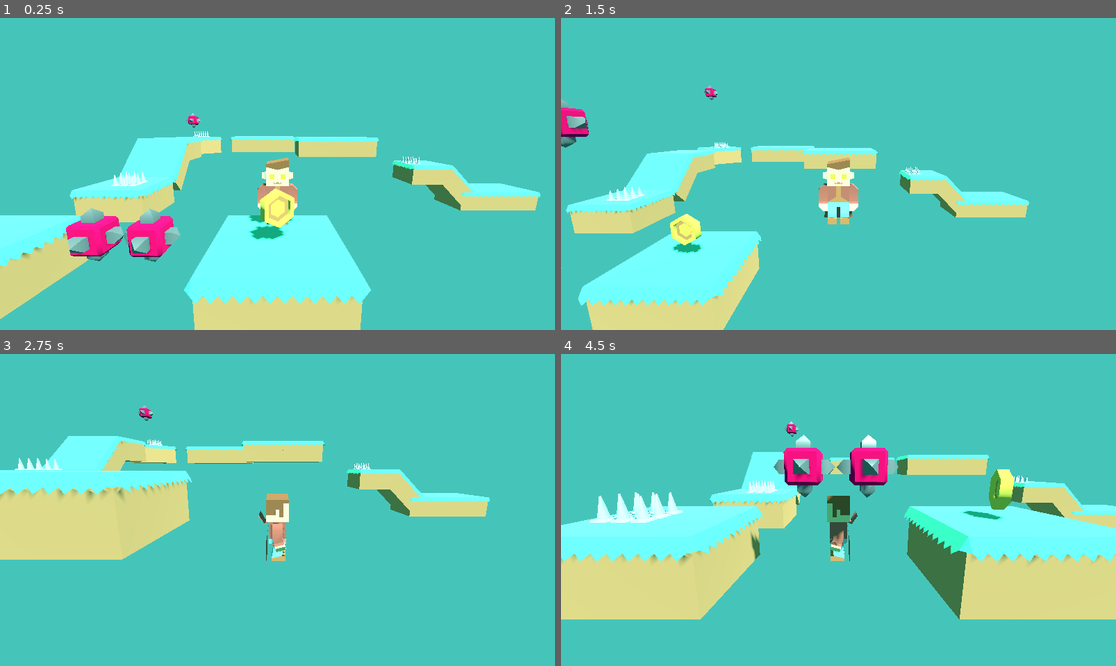
Above: before the commit, frames 1-4 (two rows, left to right).
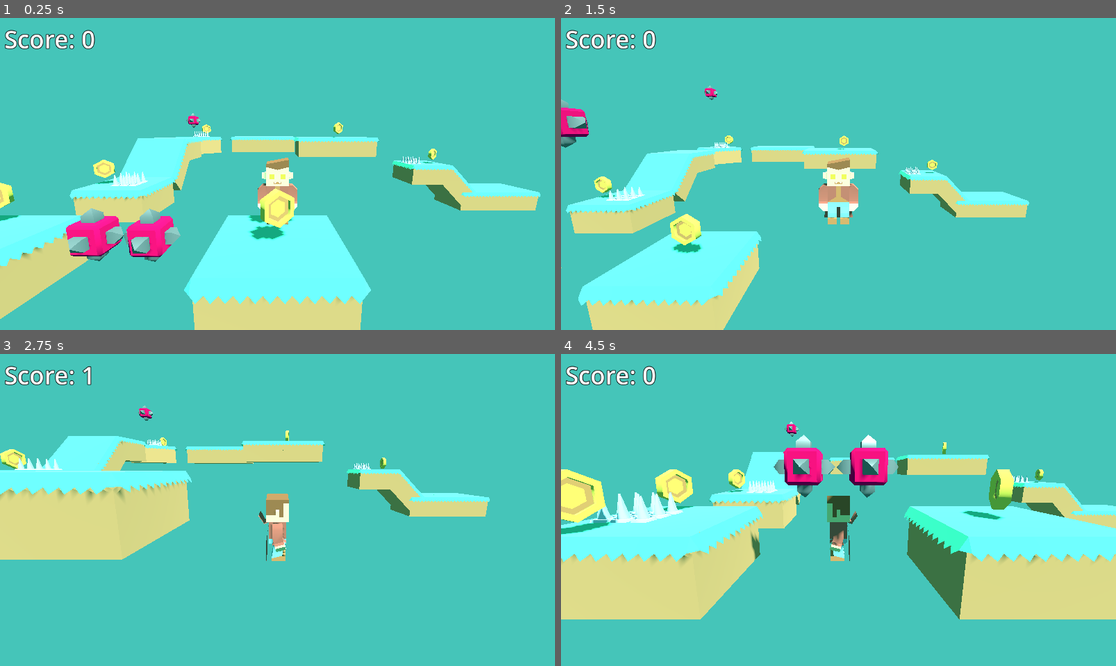
Above: after the commit, the same moments.

Repository: casaer01/gameplatform3d
Game: Godot game, scene res://Level01.tscn
The game is run twice, just before and just after one commit, with the same random seed, the same clock (stepped at 60 frames per second) and the same inputs.
Inputs:
- Up to frame 1 (0.25 s): no input
- Up to frame 2 (1.5 s): hold D (move_right) 0.53-1.28 s; tap Space (move_jump) at 0.77 s; hold S (move_backward) from 1.28 s (still down)
- Up to frame 3 (2.75 s): tap Space (move_jump) at 1.52 s; release S (move_backward) at 2.03 s; hold D (move_right) from 2.03 s (still down)
- Up to frame 4 (4.5 s): release D (move_right) at 2.78 s; hold W (move_forward) 2.78-3.53 s; tap Space (move_jump) at 3.02, 3.77 s; hold A (move_left) from 3.53 s (still down)

The runs differ from the first frame. In frame 1, 1.0% of the frame differs, in the area x 0-79%, y 3-66%; in frame 2, 0.8%; in frame 3, 0.8%; in frame 4, 2.6%, in the area x 0-87%, y 3-58%.

Commit message:
added UI changes when Coin touched

Diff:
--- a/Level01.tscn
+++ b/Level01.tscn
@@ -1,14 +1,10 @@
-[gd_scene load_steps=9 format=3 uid="uid://b4wjpi4l6ikr2"]
+[gd_scene load_steps=7 format=3 uid="uid://b4wjpi4l6ikr2"]
 
 [ext_resource type="PackedScene" uid="uid://ccbse8npi068y" path="res://Platforms/PlatformLarge.tscn" id="1_pcxhr"]
 [ext_resource type="PackedScene" uid="uid://xsklh8bfiltr" path="res://Player.tscn" id="2_ub14x"]
 [ext_resource type="PackedScene" uid="uid://c52sj3i2vthye" path="res://Models/Enemy.tscn" id="3_tv1o3"]
 [ext_resource type="PackedScene" uid="uid://dc1ewff47w3nn" path="res://spikes.tscn" id="4_r0j8p"]
-[ext_resource type="ArrayMesh" uid="uid://cge2fuclikg8j" path="res://Models/coinGold.obj" id="5_ea57a"]
-[ext_resource type="Script" path="res://Coin.gd" id="5_iva7j"]
-
-[sub_resource type="SphereShape3D" id="SphereShape3D_84os7"]
-radius = 0.291234
+[ext_resource type="PackedScene" uid="uid://dp6uyevolg85v" path="res://coin.tscn" id="5_jm6fy"]
 
 [sub_resource type="Environment" id="Environment_8h5g2"]
 background_mode = 1
@@ -87,20 +83,25 @@
 [node name="Spikes4" parent="." instance=ExtResource("4_r0j8p")]
 transform = Transform3D(1, 0, 0, 0, 1, 0, 0, 0, 1, 7.39513, 0, -9)
 
-[node name="Coin" type="Area3D" parent="."]
-transform = Transform3D(0.707107, 0.707107, 0, -0.707107, 0.707107, 0, 0, 0, 1, 0, 0, 0)
-script = ExtResource("5_iva7j")
-
-[node name="Model" type="MeshInstance3D" parent="Coin"]
-transform = Transform3D(1.06066, -1.06066, 0, 1.06066, 1.06066, 0, 0, 0, 1.5, 0, 0, 0)
-mesh = ExtResource("5_ea57a")
-skeleton = NodePath("../..")
-
-[node name="CollisionShape3D" type="CollisionShape3D" parent="Coin"]
-transform = Transform3D(1, 0, 0, 0, 1, 0, 0, 0, 1, -0.211866, 0.211866, 0)
-shape = SubResource("SphereShape3D_84os7")
+[node name="Coin" parent="." instance=ExtResource("5_jm6fy")]
 
 [node name="WorldEnvironment" type="WorldEnvironment" parent="."]
 environment = SubResource("Environment_8h5g2")
 
-[connection signal="body_entered" from="Coin" to="Coin" method="_on_body_entered"]
+[node name="Coin2" parent="." instance=ExtResource("5_jm6fy")]
+transform = Transform3D(0.707107, 0.707107, 0, -0.707107, 0.707107, 0, 0, 0, 1, -5.43774, -1.19209e-07, 0.810125)
+
+[node name="Coin3" parent="." instance=ExtResource("5_jm6fy")]
+transform = Transform3D(0.707107, 0.707107, 0, -0.707107, 0.707107, 0, 0, 0, 1, -5.30738, 0, -0.669669)
+
+[node name="Coin4" parent="." instance=ExtResource("5_jm6fy")]
+transform = Transform3D(0.707107, 0.707107, 0, -0.707107, 0.707107, 0, 0, 0, 1, -5.64188, 0, -3.86726)
+
+[node name="Coin5" parent="." instance=ExtResource("5_jm6fy")]
+transform = Transform3D(0.707107, 0.707107, 0, -0.707107, 0.707107, 0, 0, 0, 1, -4.69004, 1.4081, -11.7135)
+
+[node name="Coin6" parent="." instance=ExtResource("5_jm6fy")]
+transform = Transform3D(0.707107, 0.707107, 0, -0.707107, 0.707107, 0, 0, 0, 1, 3.32603, 1.408, -9.14254)
+
+[node name="Coin7" parent="." instance=ExtResource("5_jm6fy")]
+transform = Transform3D(0.707107, 0.707107, 0, -0.707107, 0.707107, 0, 0, 0, 1, 8.57362, 0, -9.01983)
--- a/Player.gd
+++ b/Player.gd
@@ -9,6 +9,7 @@
 var score : int
 
 @onready var model : MeshInstance3D = get_node("Model")
+@onready var score_text: Label = get_node("ScoreText")
 
 func _physics_process(delta: float) -> void:
 
@@ -43,3 +44,5 @@
 
 func add_score(amount):
 	score += amount
+	# +1 to score text
+	score_text.text = str("Score: ", score)
--- a/Player.tscn
+++ b/Player.tscn
@@ -6,6 +6,11 @@
 [sub_resource type="CapsuleShape3D" id="CapsuleShape3D_bkp61"]
 radius = 0.3
 height = 1.2
+
+[sub_resource type="LabelSettings" id="LabelSettings_adknb"]
+font_size = 50
+outline_size = 5
+outline_color = Color(0, 0, 0, 1)
 
 [node name="Player" type="CharacterBody3D" groups=["Player"]]
 script = ExtResource("1_b2gog")
@@ -23,3 +28,11 @@
 transform = Transform3D(1, 0, 0, 0, 0.983464, 0.181103, 0, -0.181103, 0.983464, 0, 1.64458, 3.99669)
 current = true
 fov = 70.0
+
+[node name="ScoreText" type="Label" parent="."]
+offset_left = 9.0
+offset_top = 9.0
+offset_right = 360.0
+offset_bottom = 103.0
+text = "Score: 0"
+label_settings = SubResource("LabelSettings_adknb")
--- /dev/null
+++ b/coin.tscn
@@ -0,0 +1,22 @@
+[gd_scene load_steps=4 format=3 uid="uid://dp6uyevolg85v"]
+
+[ext_resource type="Script" path="res://Coin.gd" id="1_g7mhh"]
+[ext_resource type="ArrayMesh" uid="uid://cge2fuclikg8j" path="res://Models/coinGold.obj" id="2_pr5jx"]
+
+[sub_resource type="SphereShape3D" id="SphereShape3D_84os7"]
+radius = 0.291234
+
+[node name="Coin" type="Area3D"]
+transform = Transform3D(0.707107, 0.707107, 0, -0.707107, 0.707107, 0, 0, 0, 1, 0, 0, 0)
+script = ExtResource("1_g7mhh")
+
+[node name="Model" type="MeshInstance3D" parent="."]
+transform = Transform3D(1.06066, -1.06066, 0, 1.06066, 1.06066, 0, 0, 0, 1.5, 0, 0, 0)
+mesh = ExtResource("2_pr5jx")
+skeleton = NodePath("../..")
+
+[node name="CollisionShape3D" type="CollisionShape3D" parent="."]
+transform = Transform3D(1, 0, 0, 0, 1, 0, 0, 0, 1, -0.211866, 0.211866, 0)
+shape = SubResource("SphereShape3D_84os7")
+
+[connection signal="body_entered" from="." to="." method="_on_body_entered"]
Not shown: 1 places in Player.tscn that only renumber resources
